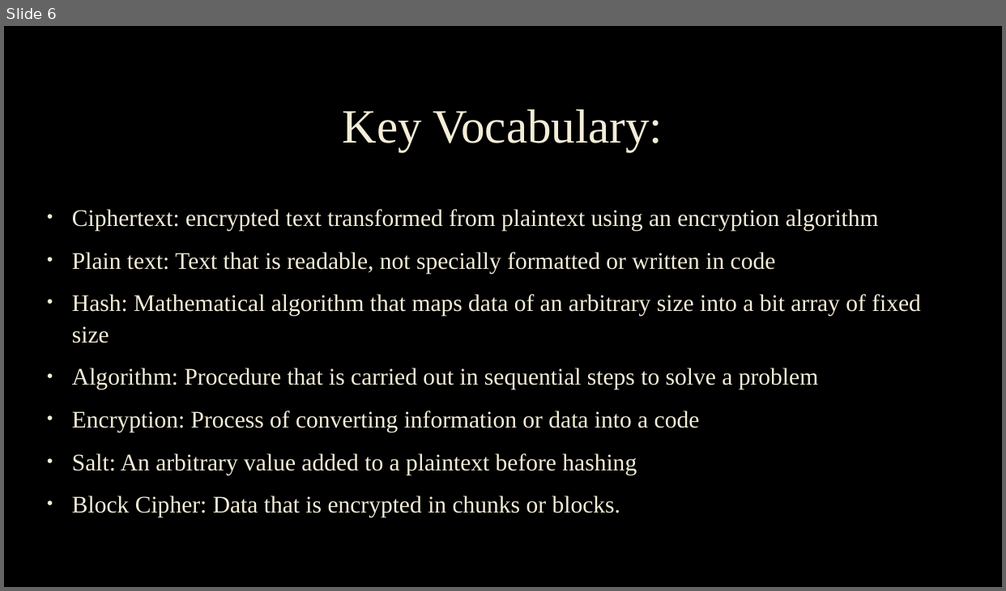
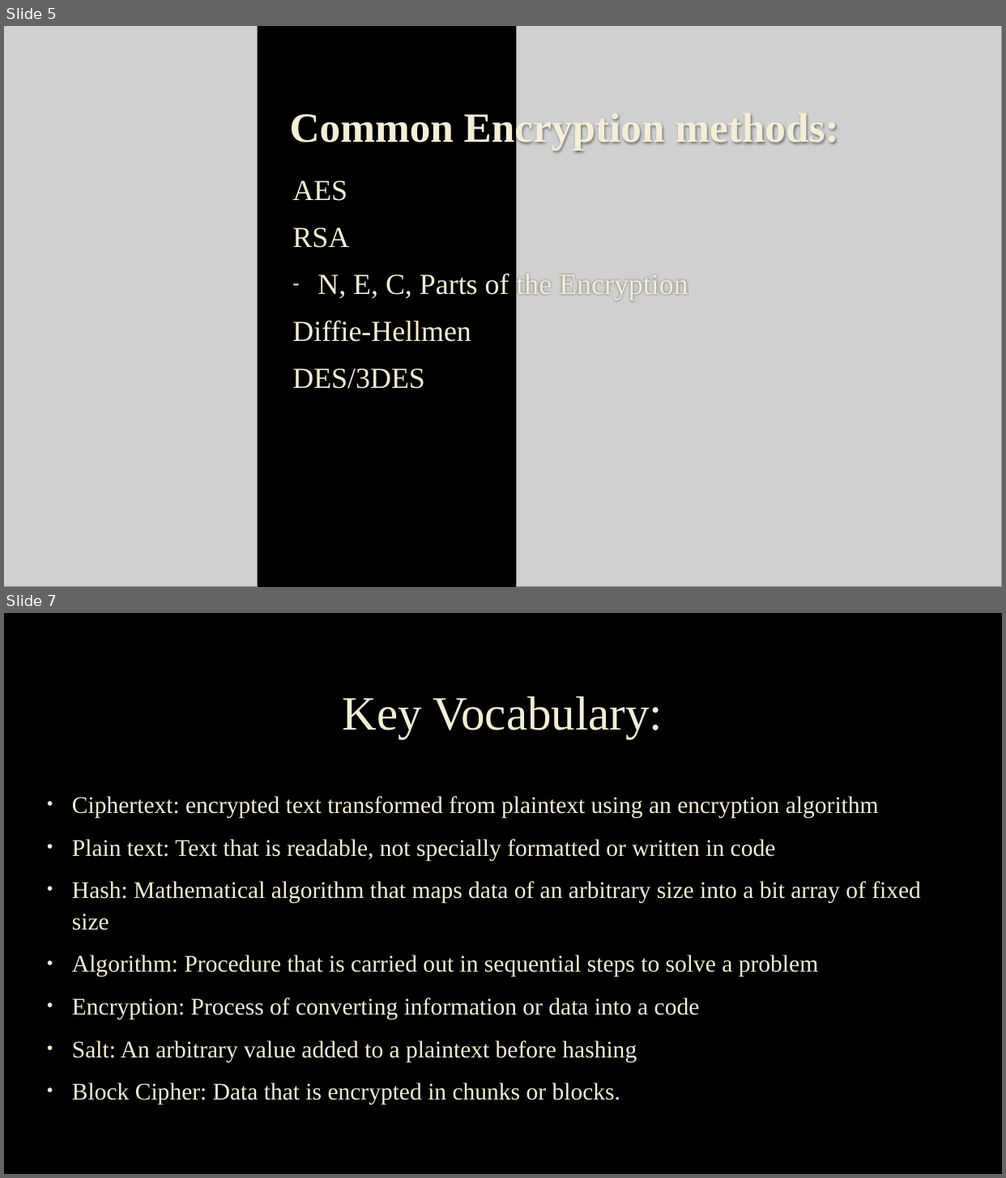
Before and after one commit to BYU-CSA/cyber-kickstart, a slide deck: Lesson 2 - Cryptography/CryptoIntroduction.pptx. Shown one above the other, each under a label of ours: slide 6 before the commit, slides 5 and 7 after it; the slides between them are not shown. The pictures are 1006x591 and 1006x1178 pixels, drawn with LibreOffice and Linux fonts; fonts in the diff are those of the drawing; grey boxes stand for pictures; background and template pictures are left out. Boxes give left, top, right and bottom in pixels: in the first picture for what was removed or moved away, otherwise in the second. Text is boxed around its words. In the diff, an @@ line names an element or a change of style, - is before the commit and + after.

```diff
--- a/Lesson 2 - Cryptography/CryptoIntroduction.pptx
+++ b/Lesson 2 - Cryptography/CryptoIntroduction.pptx
@@ slide 5 added at box(4, 26, 1002, 587), background picture (left out) @@
@@ picture added at box(4, 26, 257, 587) @@
@@ picture added at box(516, 26, 1002, 587) @@
@@ title added at box(290, 109, 838, 151), 40 pt, text #F4EDD8, bold @@
+Common Encryption methods:
@@ text added at box(292, 181, 688, 389), 28 pt, text #F4EDD8 @@
+AES
+RSA
+– N, E, C, Parts of the Encryption
+Diffie-Hellmen
+DES/3DES
@@ what was slide 6 is now slide 7 @@
```
Also in this commit, not shown: 5 slides changed.
